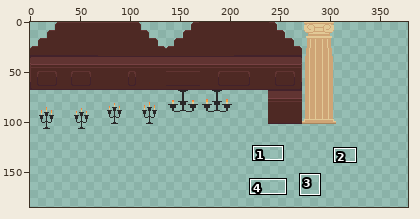
File history of a sprite sheet, assets/graphics/props/Props_Spritesheet.png. Above, an overview of the earlier version with the close-up marked.
Close-up. Old version:
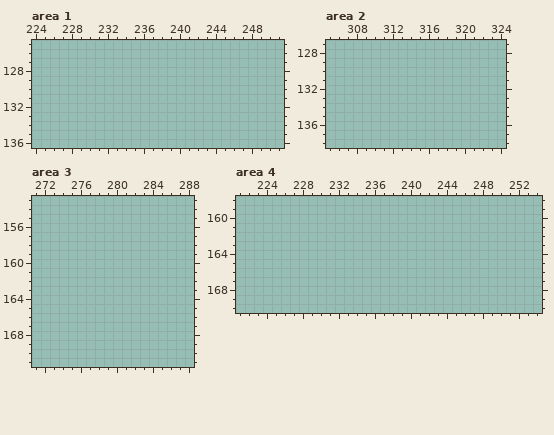
The file is 512x512 pixels. Shown: area 1: x 224..251, y 125..136; area 2: x 305..324, y 127..138; area 3: x 271..288, y 153..171; area 4: x 221..254, y 158..170. The wide view leaves out empty margins. The commit also changed other parts of the picture, which this record leaves out.
The result:
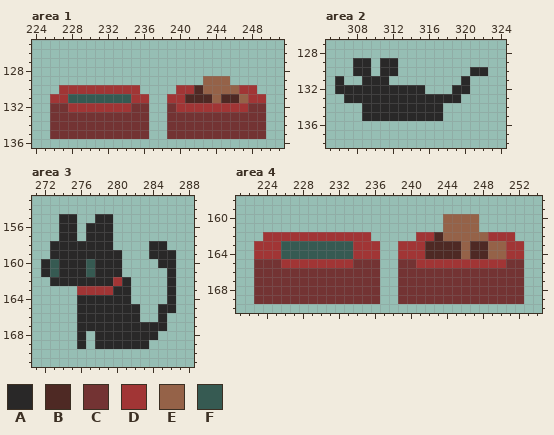
Palette (. is transparent): A #292828  B #4e2924  C #733333  D #a13535  E #956248  F #365a52
Difference:
--- area 1
@@ x 224..251 @@
 128 ............................
-129 ............................
-130 ............................
-131 ............................
-132 ............................
-133 ............................
-134 ............................
-135 ............................
+129 ...................EEE......
+130 ...DDDDDDDDD....DDBEEEEDD...
+131 ..DDFFFFFFFDD..DDBBBEBBEDD..
+132 ..CCDDDDDDDCC..CDDDDDDDDCC..
+133 ..CCCCCCCCCCC..CCCCCCCCCCC..
+134 ..CCCCCCCCCCC..CCCCCCCCCCC..
+135 ..CCCCCCCCCCC..CCCCCCCCCCC..
 136 ............................
--- area 2
@@ x 305..324 @@
 128 ....................
-129 ....................
-130 ....................
-131 ....................
-132 ....................
-133 ....................
-134 ....................
-135 ....................
+129 ...AA.AA............
+130 ...AA.AA........AA..
+131 .A..AAA........A....
+132 .AAAAAAAAAA...AA....
+133 ..AAAAAAAAAAAAA.....
+134 ....AAAAAAAAA.......
+135 ....AAAAAAAAA.......
 136 ....................
--- area 3
@@ x 271..288 @@
 154 ..................
-155 ..................
-156 ..................
-157 ..................
-158 ..................
-159 ..................
-160 ..................
-161 ..................
-162 ..................
-163 ..................
-164 ..................
-165 ..................
-166 ..................
-167 ..................
-168 ..................
-169 ..................
+155 ...AA..AA.........
+156 ...AA.AAA.........
+157 ...AA.AAA.........
+158 ..AAAAAAA....AA...
+159 ..AAAAAAAA...AAA..
+160 .AFAAAFAAA....AA..
+161 .AFAAAFAAA.....A..
+162 ..AAAAAAADA....A..
+163 .....DDDDAA....A..
+164 .....AAAAAA....A..
+165 .....AAAAAAA..AA..
+166 .....AAAAAAA..A...
+167 .....AAAAAAAAAA...
+168 .....A.AAAAAAA....
+169 .....A.AAAAAA.....
 170 ..................
--- area 4
@@ x 221..254 @@
 159 ..................................
-160 ..................................
-161 ..................................
-162 ..................................
-163 ..................................
-164 ..................................
-165 ..................................
-166 ..................................
-167 ..................................
-168 ..................................
-169 ..................................
+160 .......................EEEE.......
+161 .......................EEEE.......
+162 ...DDDDDDDDDDDD.....DDBEEEEEDDD...
+163 ..DDDFFFFFFFFDDD..DDDBBBBEBBEEDD..
+164 ..DDDFFFFFFFFDDD..DDDBBBBEBBEEDD..
+165 ..CCCDDDDDDDDCCC..CCDDDDDDDDDDCC..
+166 ..CCCCCCCCCCCCCC..CCCCCCCCCCCCCC..
+167 ..CCCCCCCCCCCCCC..CCCCCCCCCCCCCC..
+168 ..CCCCCCCCCCCCCC..CCCCCCCCCCCCCC..
+169 ..CCCCCCCCCCCCCC..CCCCCCCCCCCCCC..
 170 ..................................
Where, in picture pixels (left, top, right, bottom), the same in both close-ups:
added: (50, 76, 266, 139)
added: (335, 58, 488, 121)
added: (41, 214, 176, 349)
added: (254, 214, 524, 304)
